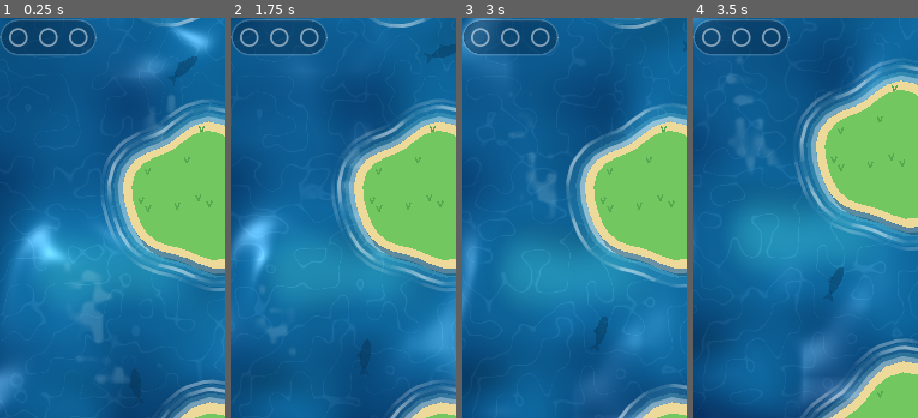
Above: before the commit, frames 1-4 (left to right).
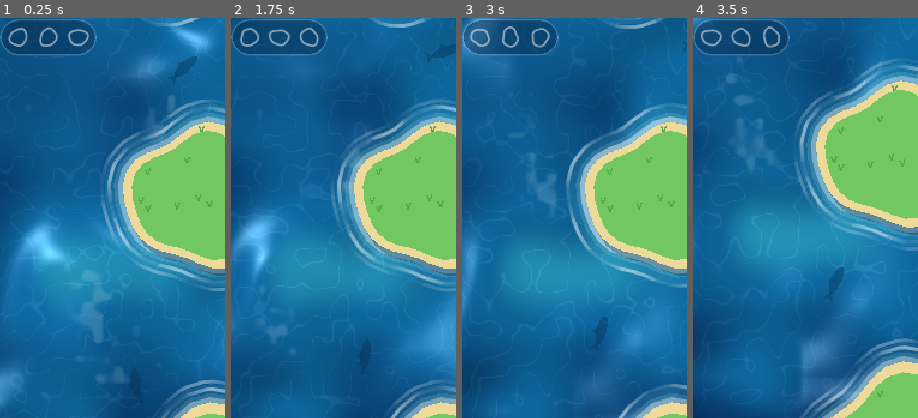
Above: after the commit, the same moments.

Repository: msagimbekov/ggjumps
Game: Godot game, scene res://scenes/main.tscn
The game is run twice, just before and just after one commit, with the same random seed, the same clock (stepped at 60 frames per second) and the same inputs.
Inputs (mouse positions are % of the whole screen's width and height, from its top left):
- Up to frame 1 (0.25 s): no input
- Up to frame 2 (1.75 s): move the mouse to (72, 45) at 0.52 s; click (72, 45) at 0.67 s; drag from (30, 55) to (45, 70) at 1.27 s
- Up to frame 3 (3 s): move the mouse to (60, 28) at 2.02 s; click (60, 28) at 2.17 s; drag from (45, 70) to (20, 35) at 2.77 s
- Up to frame 4 (3.5 s): no input
The pictures show only the part of the screen within x 3-53%, y 10-60%; the shares and areas given below are measured in that part.

The runs differ from the first frame. In frame 1, 0.3% of the frame differs, in the area x 3-40%, y 2-8%; in frame 2, 0.3%; in frame 3, 0.4%; in frame 4, 0.4%.

Commit message:
Pickup bubbles are wobbling liquid drops, not perfect circles
Co-Authored-By: Claude Sonnet 5.5 <noreply@anthropic.com>

Diff:
--- a/scripts/hud.gd
+++ b/scripts/hud.gd
@@ -92,10 +92,9 @@
 
 
 func _process(delta: float) -> void:
-	if _drop_pulse > 0.0 or _life_flash > 0.0:
-		_drop_pulse = maxf(_drop_pulse - delta, 0.0)
-		_life_flash = maxf(_life_flash - delta, 0.0)
-		queue_redraw()
+	_drop_pulse = maxf(_drop_pulse - delta, 0.0)
+	_life_flash = maxf(_life_flash - delta, 0.0)
+	queue_redraw()  # the collected drops wobble
 
 
 func set_info(b: int, l: int, t: String, s: String) -> void:
@@ -162,12 +161,12 @@
 		var at := Vector2(slots.position.x + 22.0 + i * 36.0, slots.get_center().y)
 		if merge > 0.0 and drops >= DROPS_SLOTS:
 			var e := 1.0 - pow(1.0 - merge, 2.0)
-			Pickup.draw_bubble(self, at.lerp(mid, e), lerpf(10.0, 18.0, e), 1.0, 1.0)
+			Pickup.draw_bubble(self, at.lerp(mid, e), lerpf(10.0, 18.0, e), 1.0, 1.0, i * 1.7)
 			continue
 		var pulse := 1.0
 		if i == drops - 1 and _drop_pulse > 0.0:
 			pulse = 1.0 + 0.3 * sin(PI * _drop_pulse / 0.5)
-		Pickup.draw_bubble(self, at, 10.0 * pulse, 1.0 if i < drops else 0.0, 1.0)
+		Pickup.draw_bubble(self, at, 10.0 * pulse, 1.0 if i < drops else 0.0, 1.0, i * 1.7)
 	if radar_left > 0.0:
 		var rp := Rect2(slots.end.x + 10.0, slots.position.y, 44.0, 44.0)
 		draw_style_box(_pill, rp)
--- a/scripts/pickup.gd
+++ b/scripts/pickup.gd
@@ -16,6 +16,7 @@
 var state := State.IDLE
 
 var _t := randf() * 10.0
+var _phase := randf() * TAU
 var _anim := 0.0
 var _text := ""
 var _bits: Array[Dictionary] = []
@@ -88,14 +89,14 @@
 			draw_set_transform(Vector2.ZERO, 0.0, Vector2.ONE)
 			var glow := 0.14 + 0.08 * sin(_t * 3.0)
 			draw_circle(Vector2(0, bob), 26.0, Color(tone.r, tone.g, tone.b, glow))
-			draw_box(self, Vector2(0, bob - 4.0), 1.0, kind, 1.0, 1.0, _t * 2.5)
+			draw_box(self, Vector2(0, bob - 4.0), 1.0, kind, 1.0, 1.0, _t * 2.5, _phase)
 		State.COLLECTED:
 			var u := clampf(_anim / COLLECT_TIME, 0.0, 1.0)
 			var rise := 1.0 - pow(1.0 - u, 3.0)
 			var pop := 1.0 + 0.5 * sin(PI * minf(u * 1.6, 1.0))
 			var fade := 1.0 - smoothstep(0.6, 1.0, u)
 			draw_arc(Vector2.ZERO, 14.0 + 52.0 * rise, 0.0, TAU, 32, Color(tone.r, tone.g, tone.b, 0.8 * (1.0 - u)), 4.0 * (1.0 - u) + 1.0)
-			draw_box(self, Vector2(0, bob - 4.0 - 36.0 * rise), pop, kind, 1.0, fade, _t * 2.5)
+			draw_box(self, Vector2(0, bob - 4.0 - 36.0 * rise), pop, kind, 1.0, fade, _t * 2.5, _phase)
 			if _text != "":
 				var pos := Vector2(-60, -54.0 - 26.0 * rise)
 				draw_string(_font, pos + Vector2(0, 2), _text, HORIZONTAL_ALIGNMENT_CENTER, 120, 22, Color(0, 0.08, 0.16, 0.6 * fade))
@@ -122,25 +123,38 @@
 
 ## One pickup, centred on `pos`. LIFE: a small bubble (half the player's size); `fill` 0 is a
 ## faint empty outline (HUD slot), 1 the full bubble. RADAR: the gold radar lens.
-static func draw_box(ci: CanvasItem, pos: Vector2, s: float, k: Kind, fill: float, alpha: float, sweep := 0.0) -> void:
+static func draw_box(ci: CanvasItem, pos: Vector2, s: float, k: Kind, fill: float, alpha: float, sweep := 0.0, phase := 0.0) -> void:
 	if s <= 0.01 or alpha <= 0.0:
 		return
 	if k == Kind.RADAR:
 		draw_lens(ci, pos, s, alpha * fill, sweep)
 	else:
-		draw_bubble(ci, pos, 11.0 * s, fill, alpha)
+		draw_bubble(ci, pos, 11.0 * s, fill, alpha, phase)
 
 
-## A small copy of the player's bubble (same colours); `fill` 0 is just a faint outline.
-static func draw_bubble(ci: CanvasItem, pos: Vector2, r: float, fill: float, alpha: float) -> void:
+## A small liquid drop in the player's colours: a wobbling, gently squashing blob, never a
+## perfect circle. `fill` 0 is just a faint outline. `phase` keeps neighbours out of step.
+static func draw_bubble(ci: CanvasItem, pos: Vector2, r: float, fill: float, alpha: float, phase := 0.0) -> void:
+	var t := Time.get_ticks_msec() * 0.001 + phase
+	var squash := 0.07 * sin(t * 2.3)
+	var pts := PackedVector2Array()
+	for n in 24:
+		var a := TAU * n / 24.0
+		var rr := r * (1.0 + 0.09 * sin(a * 2.0 + t * 3.1) + 0.06 * sin(a * 3.0 - t * 2.4) + 0.035 * sin(a * 5.0 + t * 4.2))
+		pts.append(pos + Vector2(cos(a) * rr * (1.0 + squash), sin(a) * rr * (1.0 - squash)))
 	var line := Color(1, 1, 1, 0.5).lerp(Color(0.10, 0.50, 0.80), fill)
 	line.a *= alpha
 	if fill > 0.0:
-		ci.draw_circle(pos, r, Color(0.30, 0.80, 1.0, 0.95 * fill * alpha))
-		ci.draw_circle(pos + Vector2(-0.12, -0.18) * r, r * 0.7, Color(0.62, 0.95, 1.0, 0.5 * fill * alpha))
-		ci.draw_circle(pos + Vector2(-0.32, -0.36) * r, r * 0.25, Color(1, 1, 1, 0.85 * fill * alpha))
-		ci.draw_circle(pos + Vector2(0.22, 0.38) * r, r * 0.11, Color(1, 1, 1, 0.5 * fill * alpha))
-	ci.draw_arc(pos, r, 0.0, TAU, 24, line, maxf(r * 0.09, 1.2), true)
+		ci.draw_colored_polygon(pts, Color(0.30, 0.80, 1.0, 0.95 * fill * alpha))
+		var core := PackedVector2Array()
+		for q in pts:
+			core.append(pos + (q - pos) * 0.68 + Vector2(-0.1, -0.16) * r)
+		ci.draw_colored_polygon(core, Color(0.62, 0.95, 1.0, 0.5 * fill * alpha))
+		ci.draw_circle(pos + Vector2(-0.33, -0.36) * r, r * 0.22, Color(1, 1, 1, 0.85 * fill * alpha))
+		ci.draw_circle(pos + Vector2(0.24, 0.4) * r, r * 0.1, Color(1, 1, 1, 0.5 * fill * alpha))
+	var loop := PackedVector2Array(pts)
+	loop.append(pts[0])
+	ci.draw_polyline(loop, line, maxf(r * 0.09, 1.2), true)
 
 
 ## The radar lens: ring, four ticks, centre dot and a sweeping wedge.
